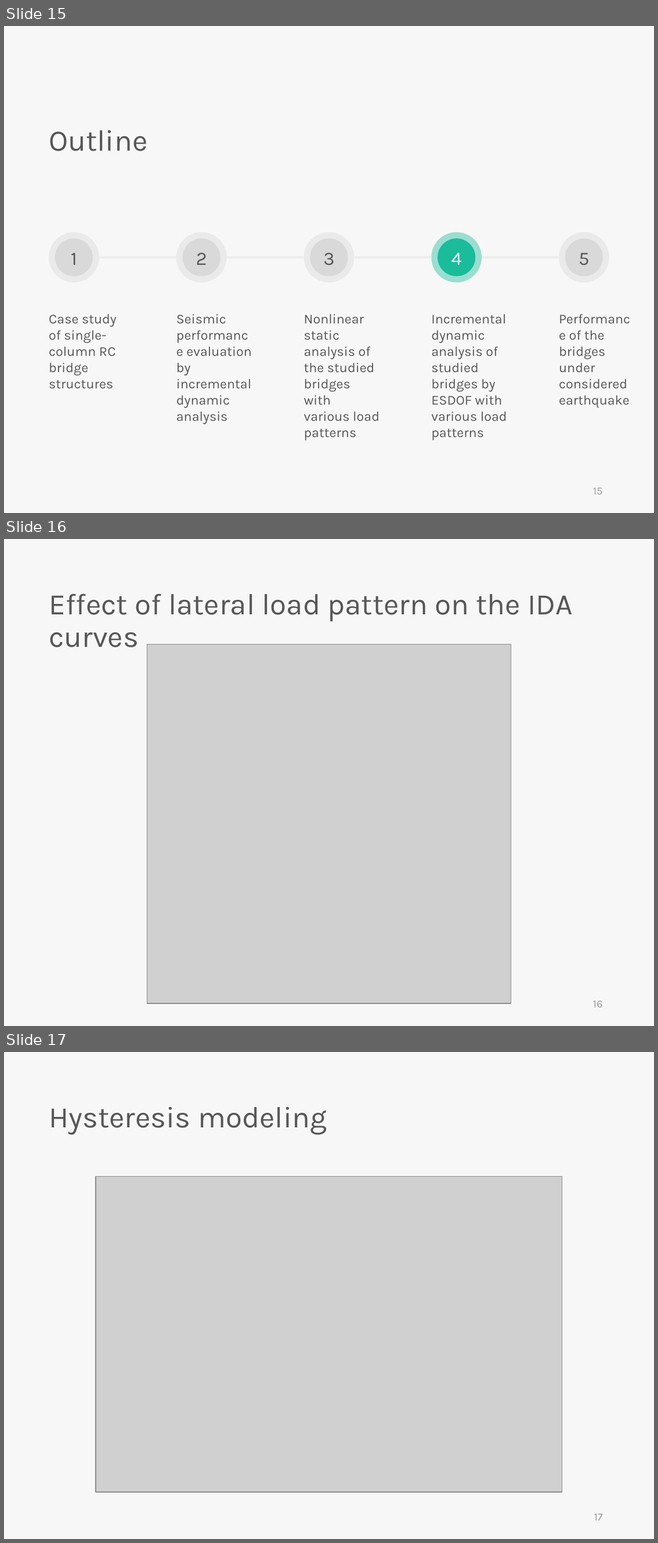
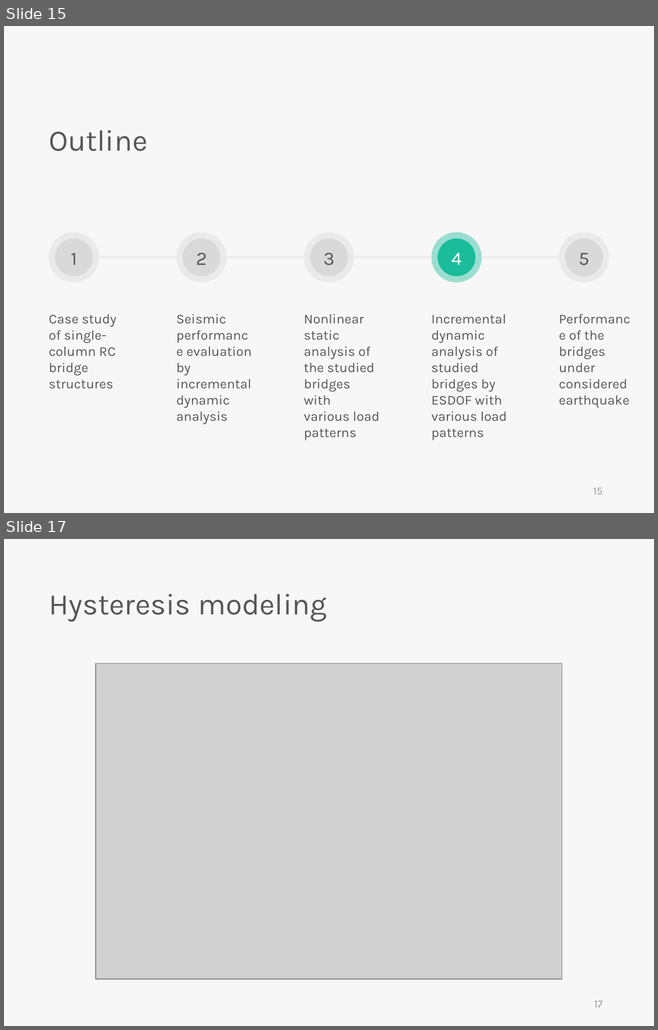
Before and after one commit to skyran1278/VbaProject, a slide deck: 20180126_SmartSplice/20180808_Meeting/Incremental dynamic analysis with multi-modes for seismic performance evaluation of RC bridges.pptx. Shown one above the other, each under a label of ours: slides 15, 16 and 17 before the commit, slides 15 and 17 after it; the slides between them are not shown. The pictures are 658x1543 and 658x1030 pixels, drawn with LibreOffice and Linux fonts; fonts in the diff are those of the drawing; grey boxes stand for pictures. Boxes give left, top, right and bottom in pixels: in the first picture for what was removed or moved away, otherwise in the second. Text is boxed around its words. In the diff, an @@ line names an element or a change of style, - is before the commit and + after.

```diff
--- a/20180126_SmartSplice/20180808_Meeting/Incremental dynamic analysis with multi-modes for seismic performance evaluation of RC bridges.pptx
+++ b/20180126_SmartSplice/20180808_Meeting/Incremental dynamic analysis with multi-modes for seismic performance evaluation of RC bridges.pptx
@@ slide 16 removed at [4, 539, 654, 1026], background #F7F7F7 @@
@@ text removed at [49, 594, 572, 647] @@
-Effect of lateral load pattern on the IDA curves
@@ picture removed at [147, 644, 511, 1004] @@
@@ page number removed at [593, 1001, 603, 1008] @@
-16
```
Also in this commit, not shown: 2 slides changed, 5 slides added, 4 other slides removed.
